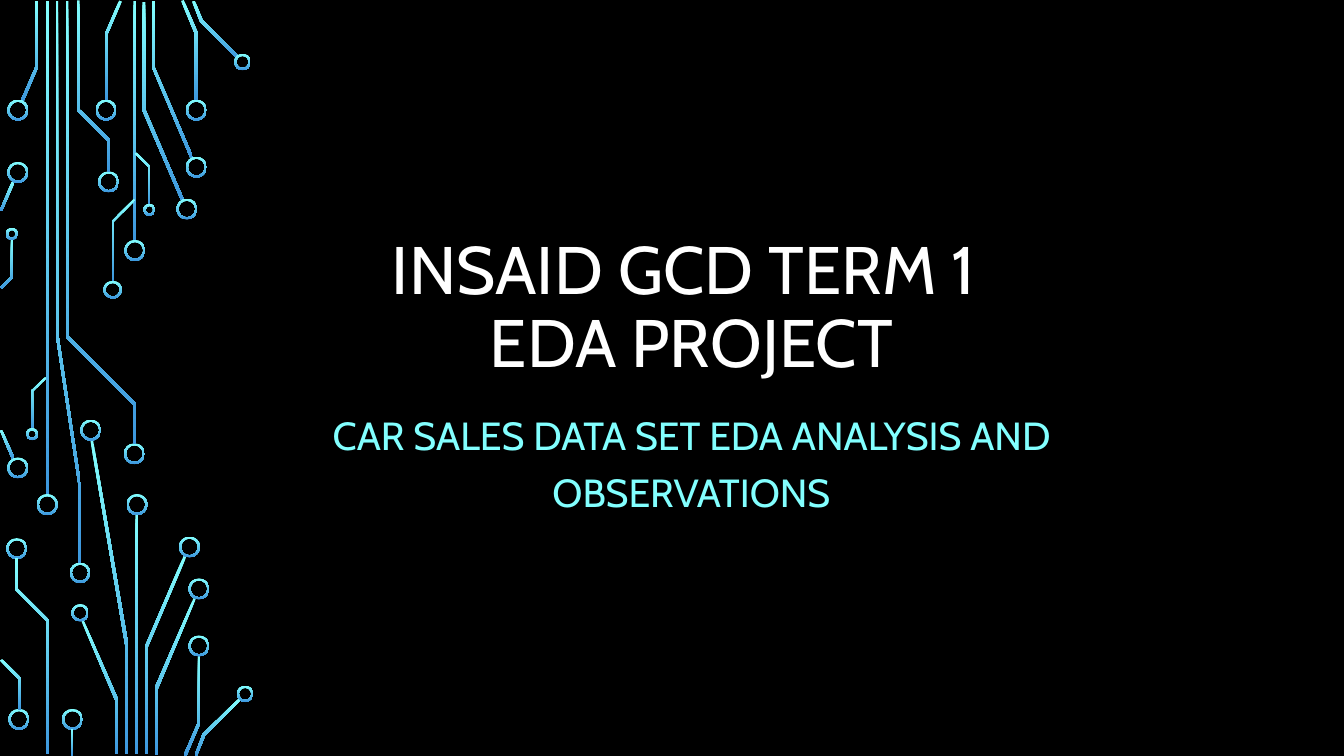
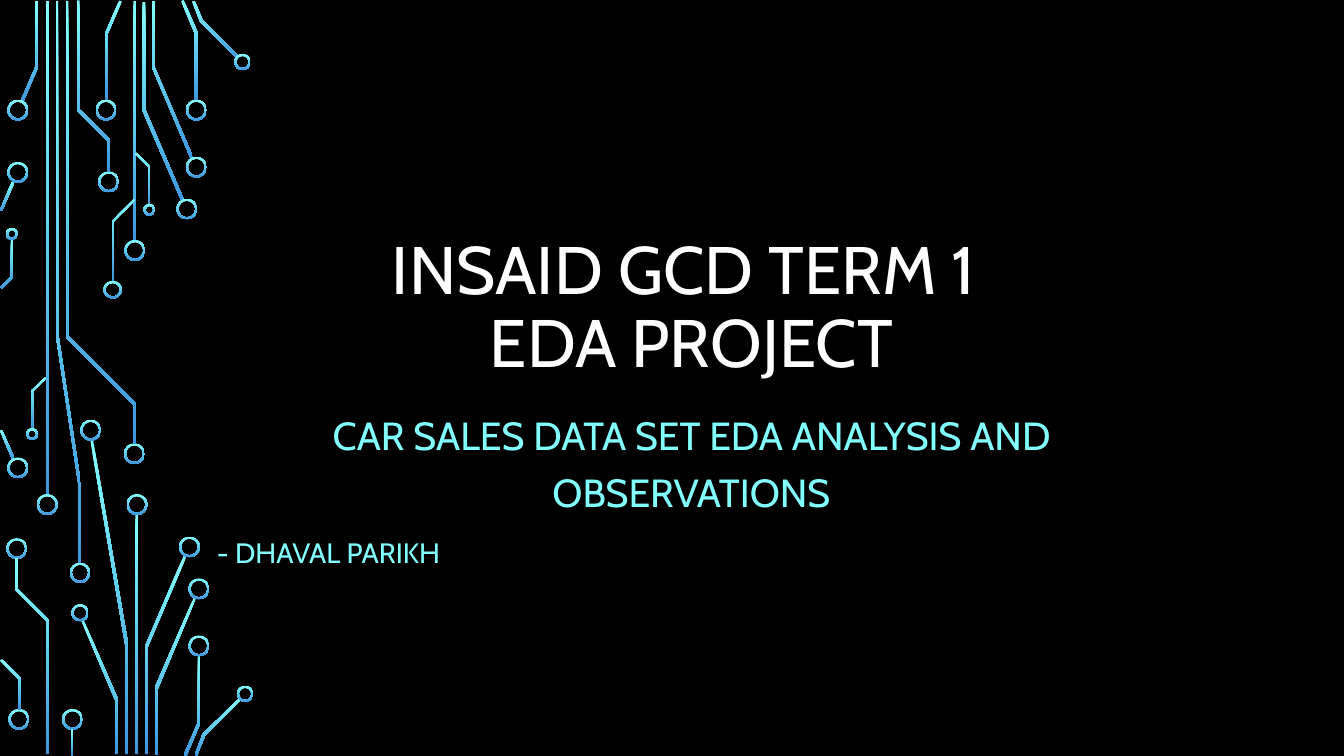
Before and after one commit to dhp6106/insaid-projects, a slide deck: slide 1 of term1/projects/CarSales/Term1-EDAProject-CarSales-DhavalParikh.pptx. Drawn at 1344x756 pixels with LibreOffice and Linux fonts; fonts in the diff are those of the drawing; background and template pictures are left out. Boxes give left, top, right and bottom in pixels: in the first picture for what was removed or moved away, otherwise in the second. Text is boxed around its words. In the diff, an @@ line names an element or a change of style, - is before the commit and + after.

Commit message:
Update Term1-EDAProject-CarSales-DhavalParikh.pptx
Updated PPT - Intreme commit

```diff
--- a/term1/projects/CarSales/Term1-EDAProject-CarSales-DhavalParikh.pptx
+++ b/term1/projects/CarSales/Term1-EDAProject-CarSales-DhavalParikh.pptx
@@ subtitle at box(235, 543, 440, 563): paragraph added @@
+- DHAVAL PARIKH
```
Also in this commit, not shown: 2 other slides changed.
